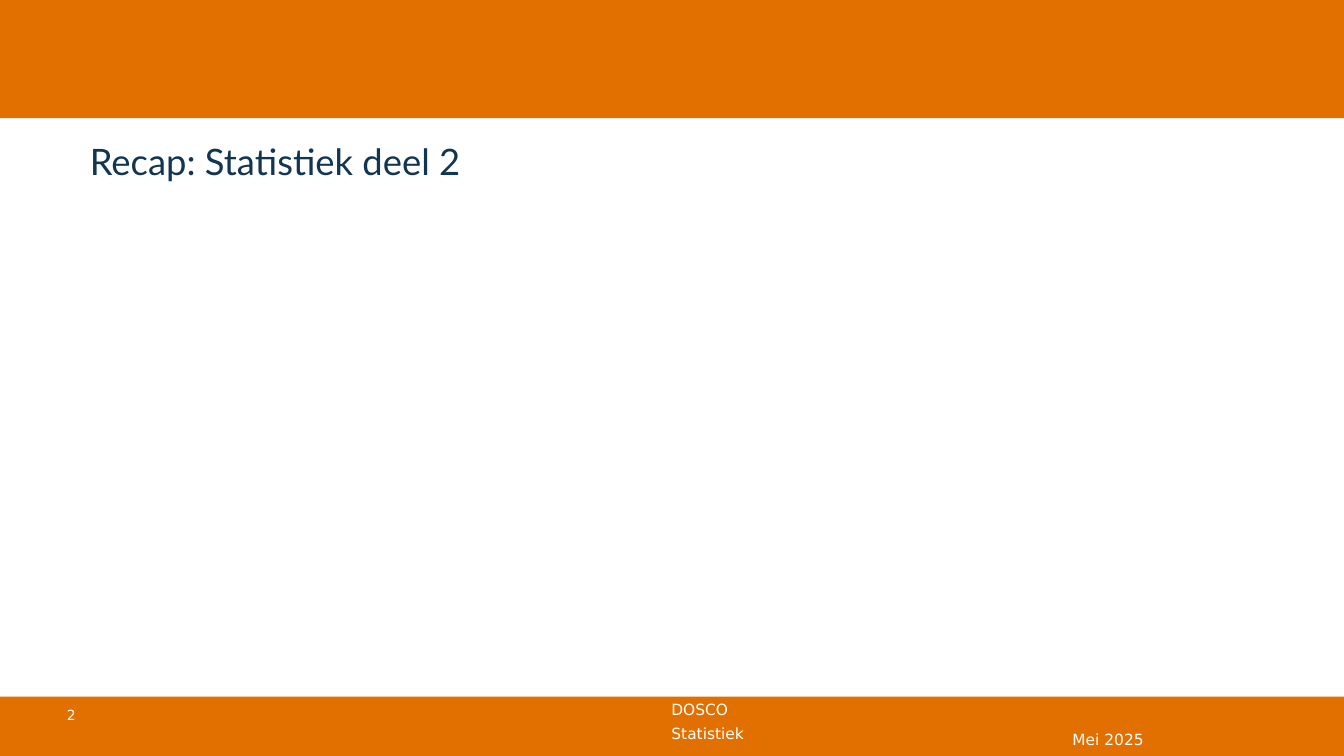
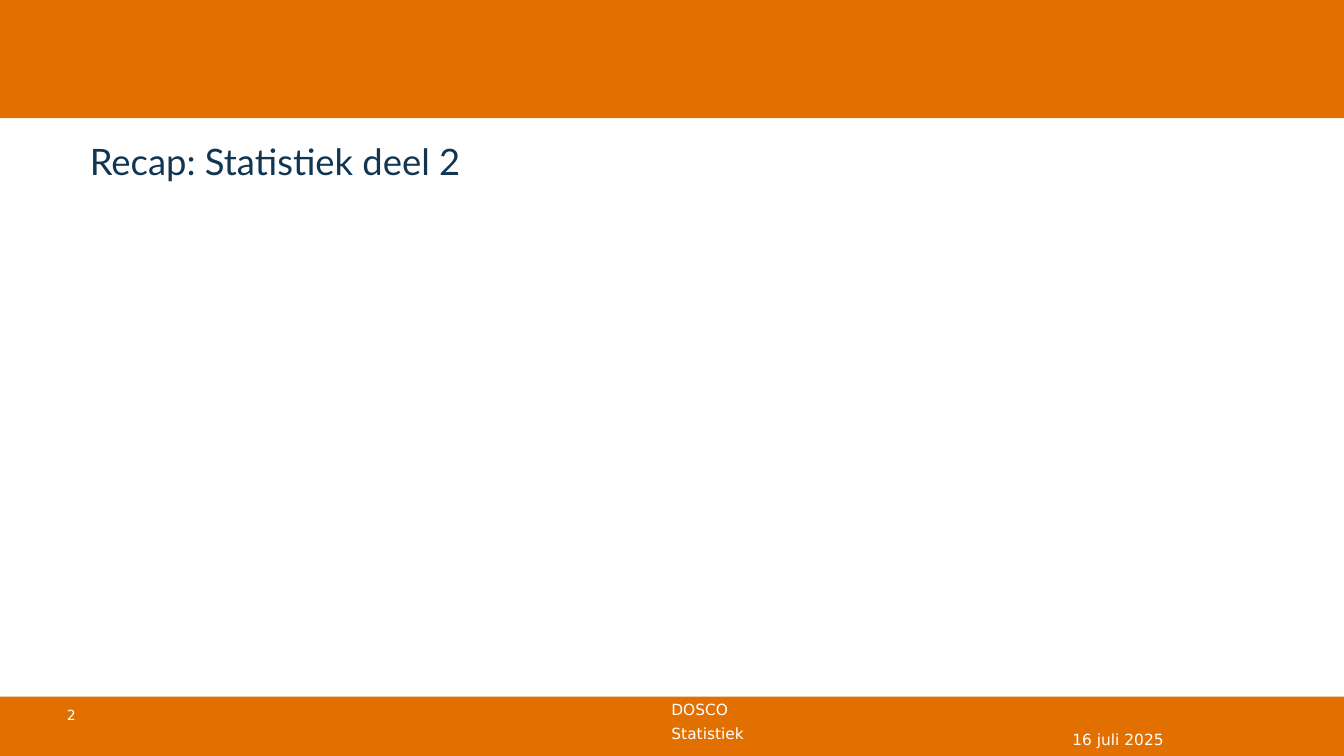
Before and after one commit to DBlom96/Statistiek, a slide deck: slide 2 of Danny/Onderwijs/Statistiek/2024-2025/Slides/Nieuwe slides/Statistiek 2024-2025 -- college 12 -- correlatie en regressie.pptx. Drawn at 1344x756 pixels with LibreOffice and Linux fonts; fonts in the diff are those of the drawing; grey boxes stand for pictures; background and template pictures are left out. Boxes give left, top, right and bottom in pixels: in the first picture for what was removed or moved away, otherwise in the second. Text is boxed around its words. In the diff, an @@ line names an element or a change of style, - is before the commit and + after.

```diff
--- a/Danny/Onderwijs/Statistiek/2024-2025/Slides/Nieuwe slides/Statistiek 2024-2025 -- college 12 -- correlatie en regressie.pptx
+++ b/Danny/Onderwijs/Statistiek/2024-2025/Slides/Nieuwe slides/Statistiek 2024-2025 -- college 12 -- correlatie en regressie.pptx
@@ text at [1072,733,1163,748]: text changed @@
-Mei 2025
+16 juli 2025
```
Also in this commit, not shown: 30 other slides changed, 23 other files.
